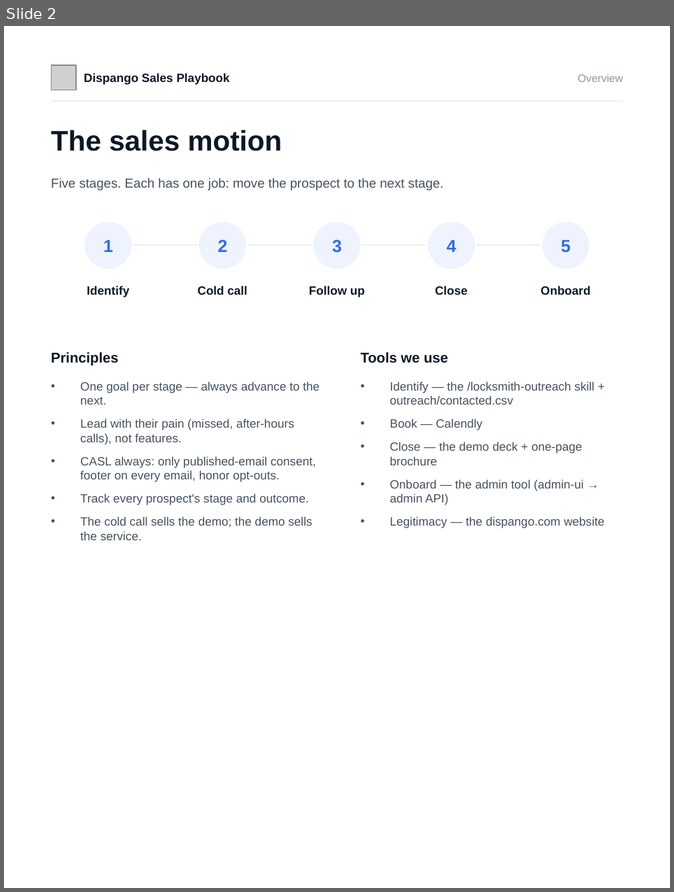
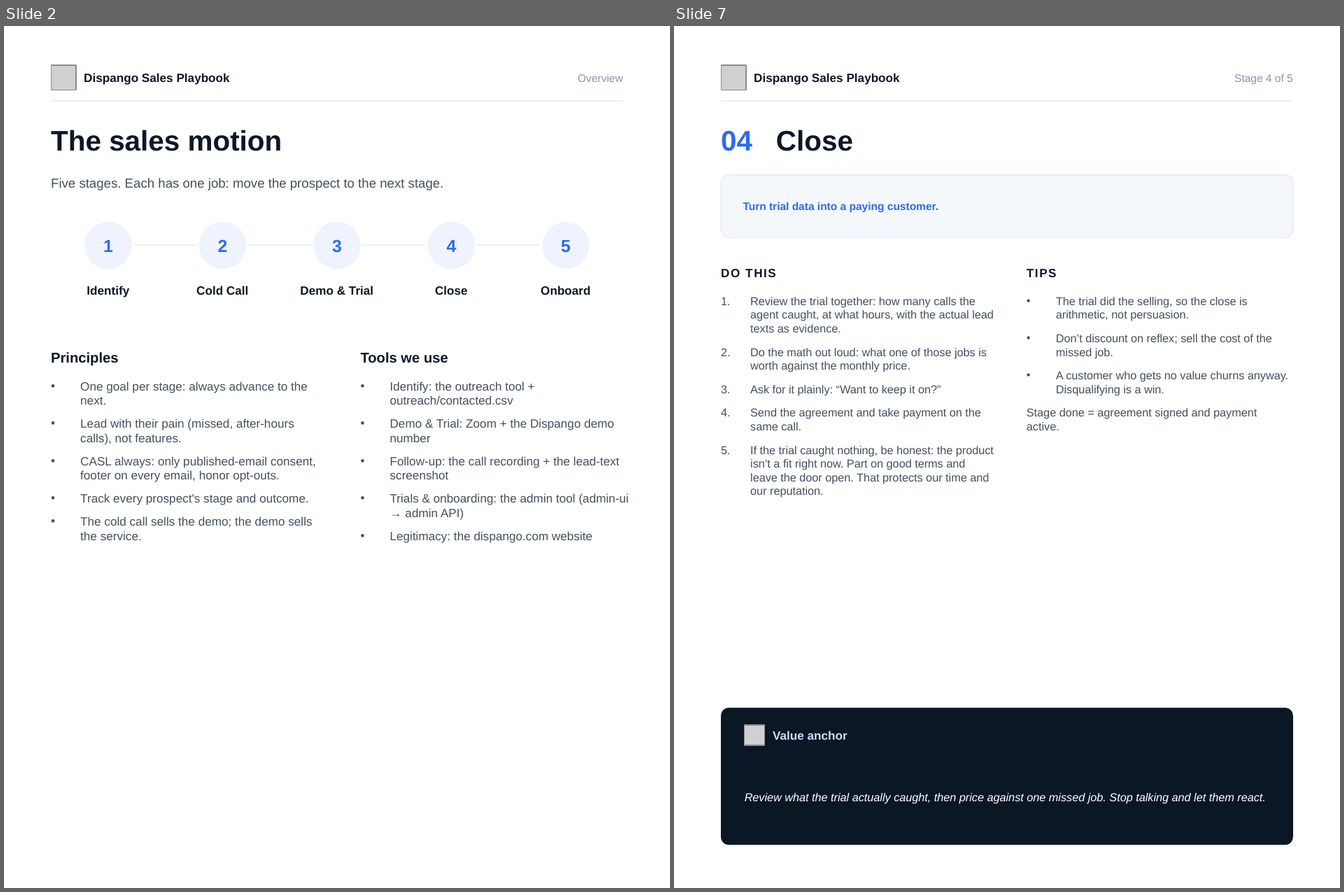
Before and after one commit to miguelangelsegura/mj-locksmith-webhook, a slide deck: sales/Dispango-sales-playbook.pptx. Shown side by side, each under a label of ours: slide 2 before the commit, slides 2 and 7 after it; the slides between them are not shown. The pictures are 674x892 and 1344x892 pixels, drawn with LibreOffice and Linux fonts; fonts in the diff are those of the drawing; grey boxes stand for pictures. Boxes give left, top, right and bottom in pixels: in the first picture for what was removed or moved away, otherwise in the second. Text is boxed around its words. In the diff, an @@ line names an element or a change of style, - is before the commit and + after.

```diff
--- a/sales/Dispango-sales-playbook.pptx
+++ b/sales/Dispango-sales-playbook.pptx
@@ slide 7 added at (x1=674, y1=26, x2=1340, y2=888), background #FFFFFF @@
@@ picture added at (x1=721, y1=65, x2=746, y2=90) @@
@@ text added at (x1=754, y1=73, x2=900, y2=85), 11 pt, text #0C1726, bold @@
+Dispango Sales Playbook
@@ text added at (x1=1235, y1=74, x2=1294, y2=84), 10 pt, text #8A97A8 @@
+Stage 4 of 5
@@ rectangle added at (x1=721, y1=100, x2=1294, y2=102), fill #E7EDF6 @@
@@ text added at (x1=721, y1=130, x2=853, y2=151), 26 pt, text #0C1726, bold @@
+04 Close
@@ rounded rectangle added at (x1=721, y1=175, x2=1294, y2=237), fill #F4F8FD, outline #E7EDF6 1 pt @@
@@ text added at (x1=743, y1=202, x2=939, y2=213), 10 pt, text #2F6BED, bold @@
+Turn trial data into a paying customer.
@@ text added at (x1=721, y1=269, x2=776, y2=277), 11 pt, text #0C1726, bold @@
+DO THIS
@@ text added at (x1=1027, y1=269, x2=1057, y2=277), 11 pt, text #0C1726, bold @@
+TIPS
@@ text added at (x1=750, y1=297, x2=994, y2=498), 10.5 pt, text #44505F @@
+1. Review the trial together: how many calls the agent caught, at what hours, with the actual lead texts as evidence.
+2. Do the math out loud: what one of those jobs is worth against the monthly price.
+3. Ask for it plainly: “Want to keep it on?”
+4. Send the agreement and take payment on the same call.
+5. If the trial caught nothing, be honest: the product isn’t a fit right now. Part on good terms and leave the door open. That protects our time and our reputation.
@@ text added at (x1=1027, y1=297, x2=1289, y2=431), 10.5 pt, text #44505F @@
+• The trial did the selling, so the close is arithmetic, not persuasion.
+• Don’t discount on reflex; sell the cost of the missed job.
+• A customer who gets no value churns anyway. Disqualifying is a win.
+Stage done = agreement signed and payment active.
@@ rounded rectangle added at (x1=721, y1=708, x2=1294, y2=845), fill #0C1726 @@
@@ picture added at (x1=745, y1=725, x2=765, y2=746) @@
@@ text added at (x1=773, y1=731, x2=848, y2=740), 11 pt, text #CADCFC, bold @@
+Value anchor
@@ text added at (x1=745, y1=793, x2=1266, y2=804), 10.5 pt, text #FFFFFF, italic @@
+Review what the trial actually caught, then price against one missed job. Stop talking and let them react.
@@ slide 2 changed as well @@
@@ text at (x1=196, y1=286, x2=248, y2=295): text changed @@
-Cold call
+Cold Call
@@ text at (x1=300, y1=286, x2=374, y2=295): text changed @@
-Follow up
+Demo & Trial
@@ text at (x1=80, y1=382, x2=308, y2=405): text changed @@
-• One goal per stage — always advance to the next.
+• One goal per stage: always advance to the next.
@@ text at (x1=390, y1=382, x2=629, y2=543): text changed @@
-• Identify — the /locksmith-outreach skill + outreach/contacted.csv
-• Book — Calendly
-• Close — the demo deck + one-page brochure
-• Onboard — the admin tool (admin-ui → admin API)
-• Legitimacy — the dispango.com website
+• Identify: the outreach tool + outreach/contacted.csv
+• Demo & Trial: Zoom + the Dispango demo number
+• Follow-up: the call recording + the lead-text screenshot
+• Trials & onboarding: the admin tool (admin-ui → admin API)
+• Legitimacy: the dispango.com website
```
Also in this commit, not shown: 7 other slides changed.
